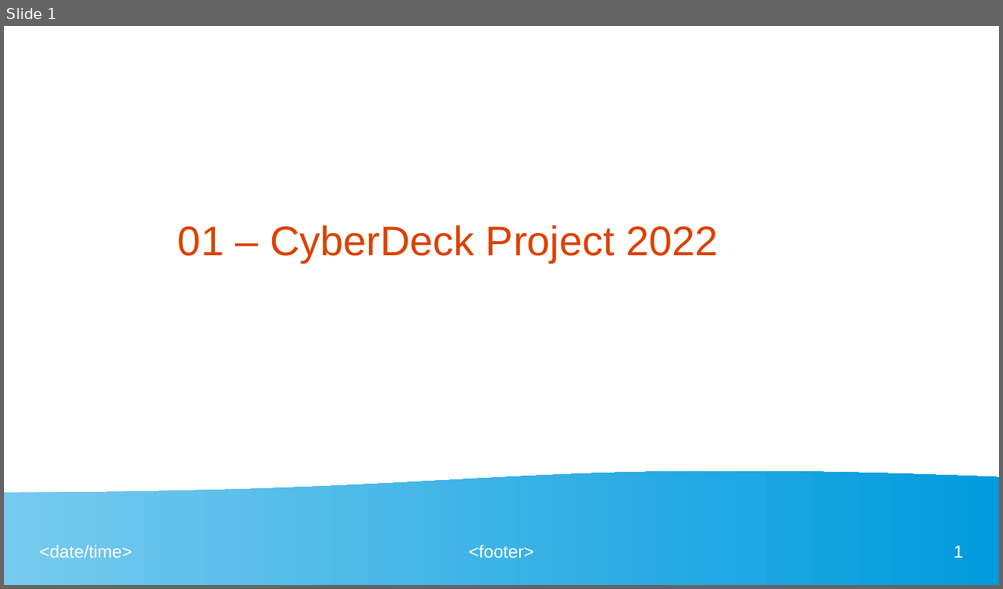
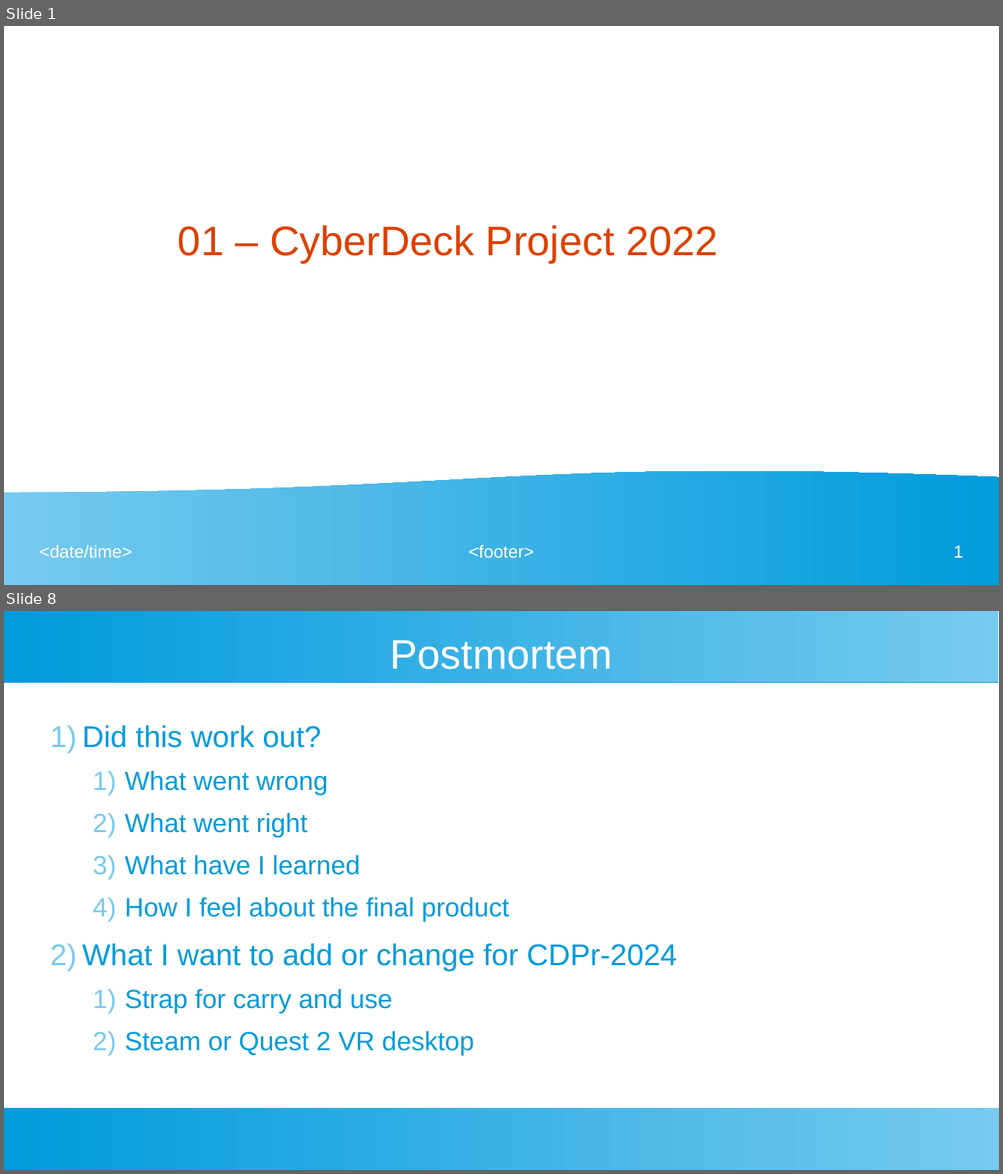
Before and after one commit to Genadeb/cyberdeck, a slide deck: prep/documents/vlog01.odp. Shown one above the other, each under a label of ours: slide 1 before the commit, slides 1 and 8 after it; the slides between them are not shown. The pictures are 1003x589 and 1003x1174 pixels, drawn with LibreOffice and Linux fonts; fonts in the diff are those of the drawing. Boxes give left, top, right and bottom in pixels: in the first picture for what was removed or moved away, otherwise in the second. Text is boxed around its words. In the diff, an @@ line names an element or a change of style, - is before the commit and + after.

```diff
--- a/prep/documents/vlog01.odp
+++ b/prep/documents/vlog01.odp
@@ slide 8 added at bbox=[4, 611, 999, 1170], background #FFFFFF @@
@@ rectangle added at bbox=[4, 611, 999, 682], fill gradient #77CAEE to #75C9EE to #73C9ED to #71C8ED to #6FC7ED to #6EC6ED @@
@@ title added at bbox=[390, 640, 612, 669], 33 pt, text #FFFFFF @@
+Postmortem
@@ text added at bbox=[82, 725, 677, 1056], 21 pt, text #009BDD @@
+1) Did this work out?
+  1) What went wrong
+  2) What went right
+  3) What have I learned
+  4) How I feel about the final product
+2) What I want to add or change for CDPr-2024
+  1) Strap for carry and use
+  2) Steam or Quest 2 VR desktop
@@ rectangle added at bbox=[4, 1108, 999, 1170], fill gradient #77CAEE to #75C9EE to #73C9ED to #71C8ED to #6FC7ED to #6EC6ED @@
```
Also in this commit, not shown: 4 slides changed, 2 other slides added, 2 slides removed, 7 other files.
